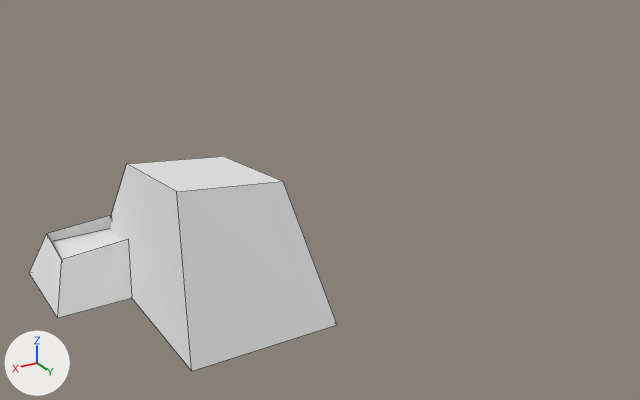
Two versions of the Blender file Blender/galleryStructure.blend, one commit apart.
Before and after are seen from a camera (50 mm lens) standing at (4.65, 11.34, 6.73) and looking at (-2.32, -0.27, 0.92). Lighting does not change. The marker at lower left points along +X, +Y and +Z. Mesh edges are drawn as thin lines on the coarser meshes.

Before the edit, the objects in view are built like this:
```python
me_cube = bpy.data.meshes.new('Cube')
me_cube.from_pydata([(1.0, 1.95, 0.0), (1.0, -1.95, 0.0), (-1.27, -1.95, 0.0), (-1.27, 1.95, 0.0), (0.67, 1.0, 2.16), (0.67, -1.0, 1.91), (-0.94, -1.0, 1.72), (-0.94, 1.0, 1.98)], [], [(0, 1, 2, 3), (4, 7, 6, 5), (0, 4, 5, 1), (1, 5, 6, 2), (2, 6, 7, 3), (4, 0, 3, 7)])
me_cube.materials.append(mat_material)  # white #e7e7e7
me_cube_003 = bpy.data.meshes.new('Cube.003')
me_cube_003.from_pydata(...)  # 20 vertices, 14 faces; spans x -0.52..0.78, y -0.82..0.81, z 0.0..0.9
me_cube_003.materials.append(mat_material_003)  # white #e7e7e7
ob_cube = bpy.data.objects.new('Cube', me_cube)
ob_cube.location = (0.0, 0.0, 0.0)
ob_cube_001 = bpy.data.objects.new('Cube.001', me_cube_003)
ob_cube_001.location = (1.36, -1.13, 0.0)
```
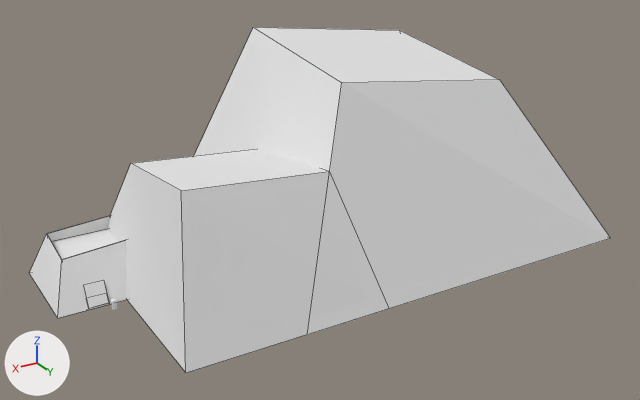
The newer file is also rescaled (x12.54), turned or shifted as a whole; pictures and numbers use the older file's frame.

The change, as a diff of the scene's bpy script:
```diff
--- a/Blender/galleryStructure.blend.py
+++ b/Blender/galleryStructure.blend.py
@@ mat_material_004 @@
+mat_material_004 = diffuse_material('Material.004')
+mat_material_004.base_color = (0.8, 0.8, 0.8)  # white #e7e7e7
@@ me_cube_003 @@
 # used by ob_cube_001; location = (1.36, -1.13, 0.0)
-me_cube_003.from_pydata(...)  # 20 vertices, 14 faces; spans x -0.52..0.78, y -0.82..0.81, z 0.0..0.9
+me_cube_003.from_pydata(...)  # 26 vertices, 20 faces; spans x -0.52..0.78, y -0.82..0.83, z -0.06..0.9
+# me_cube_003 part 1
+# 4 vertices are removed from x -0.52..0.52, y -0.36..0.42, z 0.72..0.9
+# 8 faces are deleted
+# 5 vertices are added at (0.0, 0.66, 0.34), (0.0, 0.5, 0.25), (0.0, 0.67, -0.06), (0.0, 0.83, 0.03), (0.0, 0.75, 0.16)
+# 5 new vertices lie (0.31, 0.0, 0.0) away from vertices in x 0.0, y 0.5..0.83, z -0.06..0.34
+# 14 new faces join them
 me_cube_003.materials.append(mat_material_003)
@@ me_cube_001 @@
+me_cube_001.from_pydata([(1.0, 1.95, 0.0), (1.0, -1.95, 0.0), (-1.27, -1.95, 0.0), (-1.27, 1.95, 0.0), (0.67, 1.0, 2.16), (0.67, -1.0, 1.91), (-0.61, -1.0, 1.72), (-0.61, 1.0, 1.98)], [], [(0, 1, 2, 3), (4, 7, 6, 5), (0, 4, 5, 1), (1, 5, 6, 2), (2, 6, 7, 3), (4, 0, 3, 7)])
+me_cube_001.materials.append(mat_material_004)  # white #e7e7e7
@@ ob_cube @@
 ob_cube = bpy.data.objects.new('Cube', me_cube)
-ob_cube.location = (0.0, 0.0, 0.0)
+ob_cube.location = (-0.36, 0.0, 0.0)
+ob_cube.scale = (1.44, 1.0, 1.0)
@@ ob_cube_002 @@
+ob_cube_002 = bpy.data.objects.new('Cube.002', me_cube_001)
+ob_cube_002.location = (-3.83, -0.92, 0.0)
+ob_cube_002.rotation_euler = (0.0, 0.0, -1.571)  # degrees (0, 0, -90)
+ob_cube_002.scale = (2.26, 1.57, 1.57)
```

What differs and where, as boxes [x1, y1, x2, y2] in the pictures (640 x 400 px):
'Cube.002', added
    after: [194, 27, 610, 335]
'Cube', moved, rescaled (17% wider)
    before: [110, 156, 337, 371]
    after: [108, 149, 373, 373]
'Cube.001', reshaped
    before: [29, 215, 132, 318]
    after: [29, 216, 127, 318]
part 1 of me_cube_003, built on
    before: [47, 215, 125, 260]
    after: [47, 216, 125, 309]
